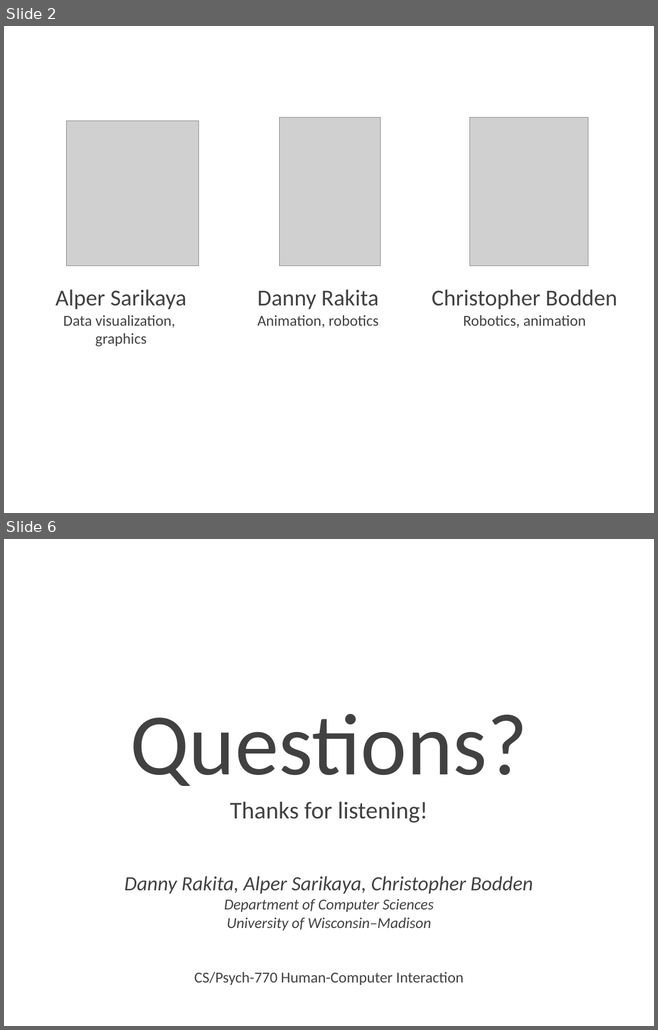
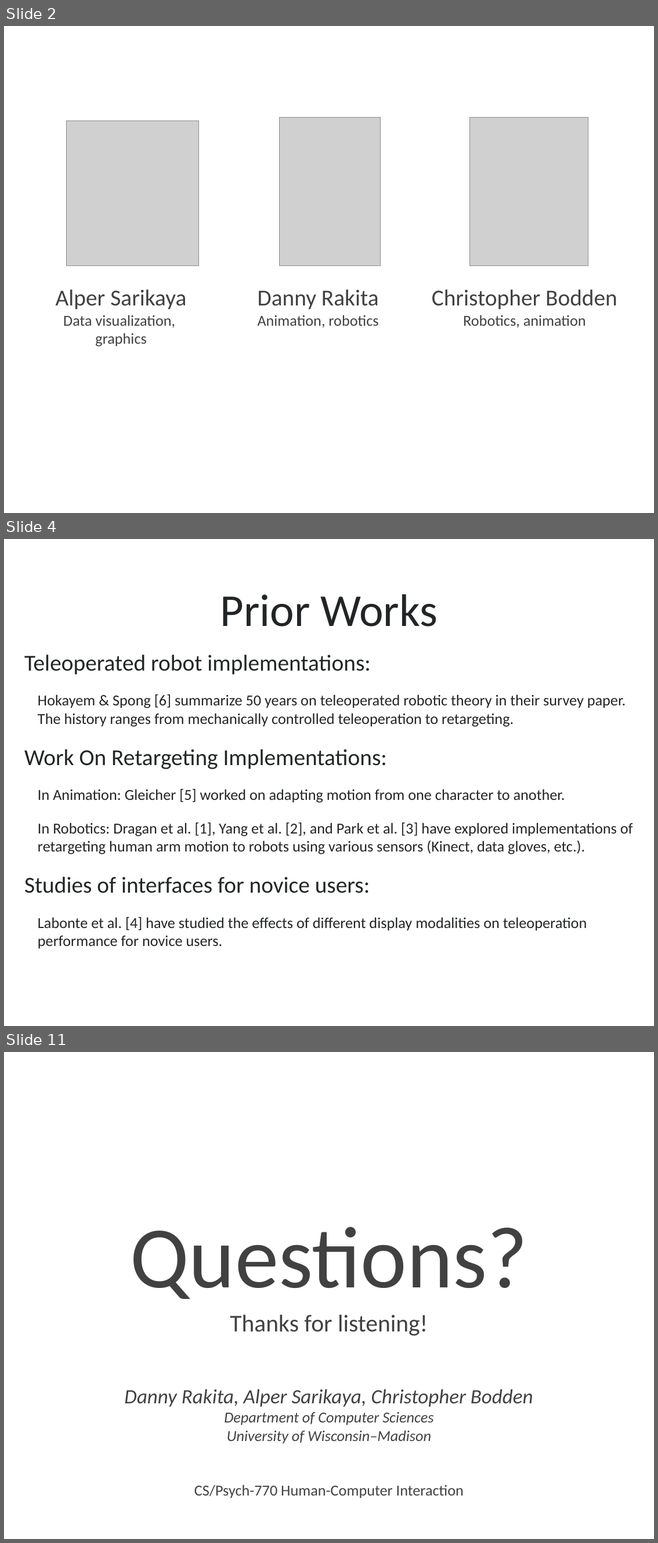
Before and after one commit to caomw/cs770-project, a slide deck: Presentation/group3-final-presentation.pptx. Shown one above the other, each under a label of ours: slides 2 and 6 before the commit, slides 2, 4 and 11 after it; the slides between them are not shown. The pictures are 658x1030 and 658x1543 pixels, drawn with LibreOffice and Linux fonts; fonts in the diff are those of the drawing; grey boxes stand for pictures; background and template pictures are left out. Boxes give left, top, right and bottom in pixels: in the first picture for what was removed or moved away, otherwise in the second. Text is boxed around its words. In the diff, an @@ line names an element or a change of style, - is before the commit and + after.

```diff
--- a/Presentation/group3-final-presentation.pptx
+++ b/Presentation/group3-final-presentation.pptx
@@ slide 4 added at (x1=4, y1=539, x2=654, y2=1026), background picture (left out) @@
@@ title added at (x1=220, y1=594, x2=437, y2=627), 72 pt, text #222526 @@
+Prior Works
@@ text added at (x1=24, y1=654, x2=633, y2=949), 24 pt, text #222526 @@
+Teleoperated robot implementations:
+    Hokayem & Spong [6] summarize 50 years on teleoperated robotic theory in their survey paper. The history ranges from mechanically controlled teleoperation to retargeting.
+Work On Retargeting Implementations:
+    In Animation: Gleicher [5] worked on adapting motion from one character to another.
+    In Robotics: Dragan et al. [1], Yang et al. [2], and Park et al. [3] have explored implementations of retargeting human arm motion to robots using various sensors (Kinect, data gloves, etc.).
+Studies of interfaces for novice users:
+    Labonte et al. [4] have studied the effects of different display modalities on teleoperation performance for novice users.
@@ what was slide 6 is now slide 11 @@
```
Also in this commit, not shown: 3 slides changed, 4 other slides added, 1 other file.
